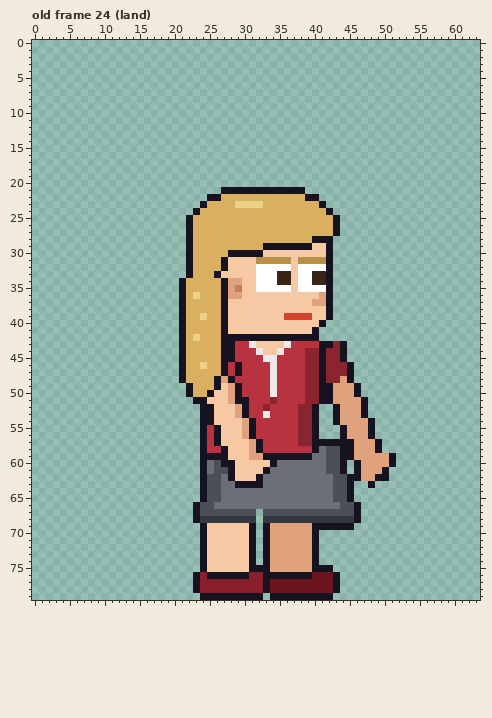
One commit to this pixel-art file: sprites/clients/client_karen_right_anim.aseprite. The picture above was drawn from the file before the commit.
64x80 pixels, 123 frames. Colours within 5 levels of each other are drawn and written as one. Shown: old frame 24 (land). The commit also changed other frames, which this record leaves out.
The same view after the edit:
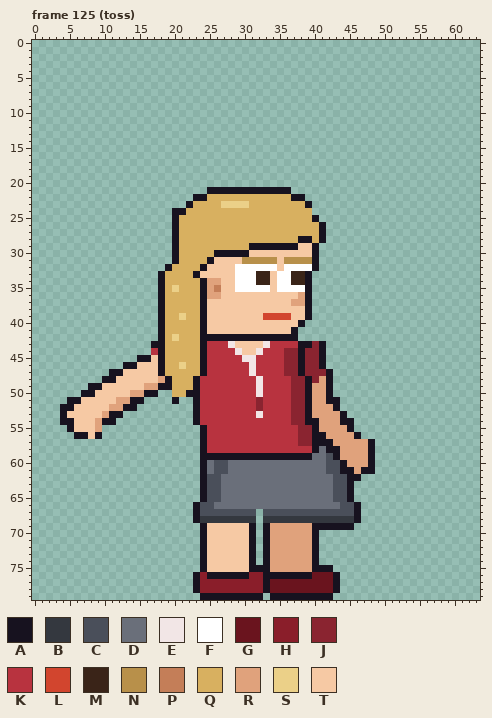
Palette (. is transparent): A #17121f  B #34383f  C #4a4f5a  D #6a6f7a  E #f2e6e6  F #ffffff  G #6a141e  H #8a1e2a  J #8a2430  K #b8333f  L #d2452e  M #3a2418  N #b8904a  P #c47e58  Q #d8b060  R #e0a27c  S #ebd088  T #f6c9a4
A new or re-ordered frame is compared with the old frame closest to it.
Change:
frames 123 -> 129
Frame 125 (toss) is new; against old frame 24 (land):
y 21: x 25..26 .. -> AA; x 37..38 AA -> ..
y 22: x 23..26 ..AA -> AAQQ; x 37..40 QQAA -> AA..
y 23: x 22..24 ..A -> AQQ; x 27..28 QQ -> SS; x 31..32 SS -> QQ; x 39..41 QQA -> A..
y 24: x 20..23 ...A -> AAQQ; x 40..42 QQA -> ...
y 25: x 20..22 ..A -> AQQ; x 40..43 QQQA -> A...
y 26..27: x 20..22 ..A -> AQQ; x 41..43 QQA -> A..
y 28: x 20..22 ..A -> AQQ; x 38..40 QQA -> AAQ; x 42 A -> .
y 29: x 20..22 ..A -> AQQ; x 31..32 QQ -> AA; x 38..42 AATTA -> TTA..
y 30: x 20..22 ..A -> AQQ; x 26..27 QQ -> AA; x 31..32 AA -> TT; x 40..42 TTA -> A..
y 31: x 20..22 ..A -> AQQ; x 25..27 QQA -> ATT; x 30..31 TT -> NN; x 35 N -> T; x 37 T -> N; x 40..42 NNA -> A..
y 32: x 19..22 ...A -> AQQQ; x 24..27 QQQA -> ATTT; x 29..31 TTT -> FFF; x 35 F -> T; x 37 T -> F; x 40..42 FFA -> A..
y 33: x 18..26 ....AQQQA -> AQQQQATTT; x 29..42 TTTFFFMMTFFMMA -> FFFMMTFFMMA...
y 34: x 18..21 ...A -> AQQQ; x 24..42 QQQARRTTFFFMMTFFMMA -> ARRTTFFFMMTFFMMA...
y 35: x 18..21 ...A -> AQSQ; x 24..31 QQQARPTT -> ARPTTFFF; x 34 F -> T; x 37 T -> F; x 39..42 FFFA -> A...
y 36: x 18..21 ...A -> AQQQ; x 23..29 SQQQARR -> QARRTTT; x 38..42 TTTRA -> RA...
y 37: x 18..21 ...A -> AQQQ; x 24..27 QQQA -> ATTT; x 37..42 TTTRRA -> RRA...
y 38: x 18..21 ...A -> AQQQ; x 24..27 QQQA -> ATTT; x 39..42 TTTA -> A...
y 39: x 18..21 ...A -> AQQS; x 24..27 SQQA -> ATTT; x 33..35 TTT -> LLL; x 37..42 LLLTTA -> TTA...
y 40: x 18..21 ...A -> AQQQ; x 24..27 QQQA -> ATTT; x 38..41 TTTA -> A...
y 41: x 18..21 ...A -> AQQQ; x 24..27 QQQA -> ATTT; x 37..40 TTTA -> A...
y 42: x 18..21 ...A -> AQSQ; x 23..26 SQQQ -> QAAA; x 38..40 AAA -> ...
y 43: x 17..21 ....A -> AAQQQ; x 24..31 QQQAAKKE -> AKKKETTT; x 33..36 TTTE -> EKKK; x 38..40 KKK -> AAJ; x 42..44 AJA -> ...
y 44: x 17..21 ....A -> KAQQQ; x 24..31 QQQAAKKK -> AKKKKETT; x 33..38 TTEKKK -> KKKJJA; x 42..44 JJA -> ...
y 45: x 15..21 ......A -> AATAQQQ; x 24..28 QQQAA -> AKKKK; x 30..31 KK -> EE; x 33..34 EE -> KK; x 36..38 KKK -> JJA; x 42..44 JJA -> ...
y 46: x 13..21 ........A -> AATTTAQQS; x 24..27 SQQA -> AKKK; x 29 A -> K; x 31 K -> E; x 34 E -> K; x 36..38 KKK -> JJA; x 42..45 JJJA -> ....
y 47: x 11..21 ..........A -> AATTTTTAQQQ; x 24..27 QQQA -> AKKK; x 29 A -> K; x 31 K -> E; x 34 E -> K; x 36..38 KKK -> JJA; x 41..45 AJJJA -> JA...
y 48: x 10..21 ...........A -> AATTTTTTRAQQ; x 23..28 QQQARA -> AKKKKK; x 32 K -> E; x 34 E -> K; x 37..39 KKJ -> JJA; x 41..45 AJJRA -> RA...
y 49: x 8..29 ..............AQQQATRA -> AATTTTTTRRAAQQQAKKKKKK; x 32 K -> E; x 34 E -> K; x 37..41 KKJJA -> JJARR; x 43..46 RRRA -> ....
y 50: x 7..17 ........... -> AATTTTTRRAA; x 20..21 .. -> QQ; x 23..29 QQATTRA -> AKKKKKK; x 32 K -> E; x 34 E -> K; x 37..41 KKJJA -> JJARR; x 43..46 RRRA -> ....
y 51: x 5..15 ........... -> AATTTTTRRAA; x 20 . -> A; x 24..30 ATTTRAA -> KKKKKKK; x 32 K -> J; x 34 J -> K; x 37..41 KKJJA -> JJARR; x 43..47 RRRRA -> A....
y 52: x 4..14 ........... -> AATTTTTRRAA; x 23..30 .AATTTRA -> AKKKKKKK; x 32..33 KJ -> JK; x 37 K -> J; x 39..42 JA.. -> ARRR; x 44..47 RRRA -> ....
y 53: x 4..12 ......... -> ATTTTTRAA; x 23..30 .AATTTRA -> AKKKKKKK; x 32..33 KE -> EK; x 37 K -> J; x 39..47 JA..ARRRA -> ARRRRA...
y 54: x 4..11 ........ -> AATTTRAA; x 23..31 .AATTTTRA -> AKKKKKKKK; x 37 K -> J; x 39 J -> A; x 41..48 ..ARRRRA -> RRRAA...
y 55: x 5..9 ..... -> ATTTR; x 26..31 ATTTRA -> KKKKKK; x 41..48 ...ARRRA -> RRRRA...
y 56: x 6..9 .... -> AATA; x 26..31 ATTTRA -> KKKKKK; x 41..44 ...A -> ARRR; x 46..48 RRA -> A..
y 57: x 26..32 ATTTTRA -> KKKKKKK; x 43..45 AAA -> RRR; x 48..49 RA -> A.
y 58: x 27..32 ATTTRA -> KKKKKK; x 42..45 CCAA -> AARR; x 48..49 RA -> A.
y 59: x 28..32 TTTRR -> AAAAA; x 43..45 CAA -> ARR; x 48..51 RRRA -> A...
y 60: x 27..34 AATTTTTA -> CDDDDDDD; x 45..46 .A -> RR; x 48..51 RRRA -> A...
y 61: x 28..33 ATTTTA -> DDDDDD; x 45..50 .ARRRA -> ARAA..
y 62: x 28..32 ATTTA -> DDDDD; x 47..50 RRAA -> ....
y 63: x 29..32 AAAA -> DDDD; x 48 A -> .
